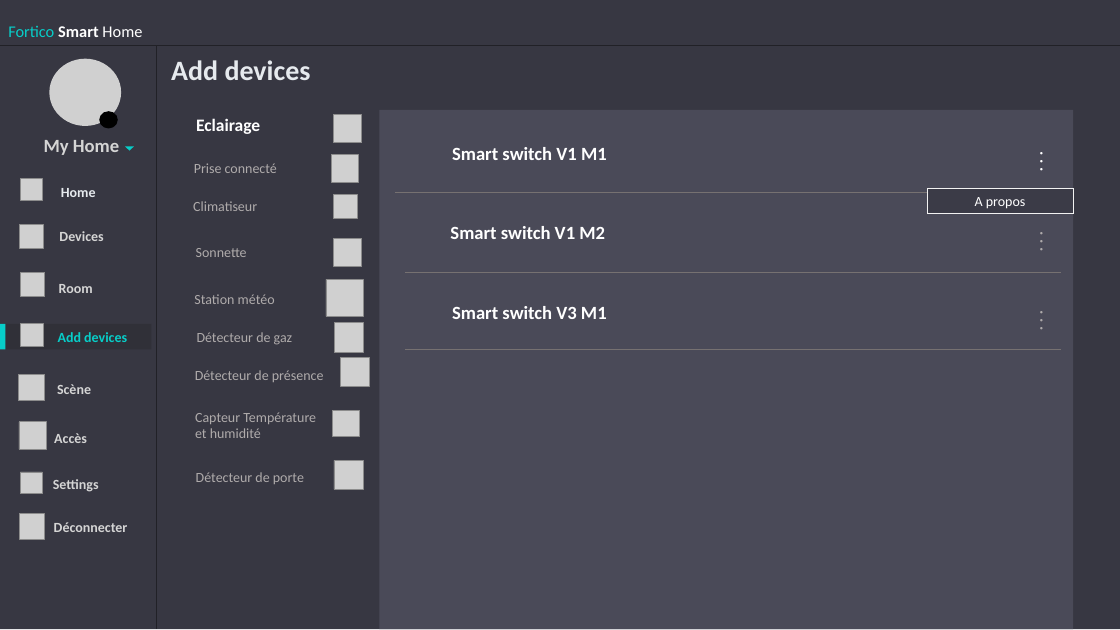
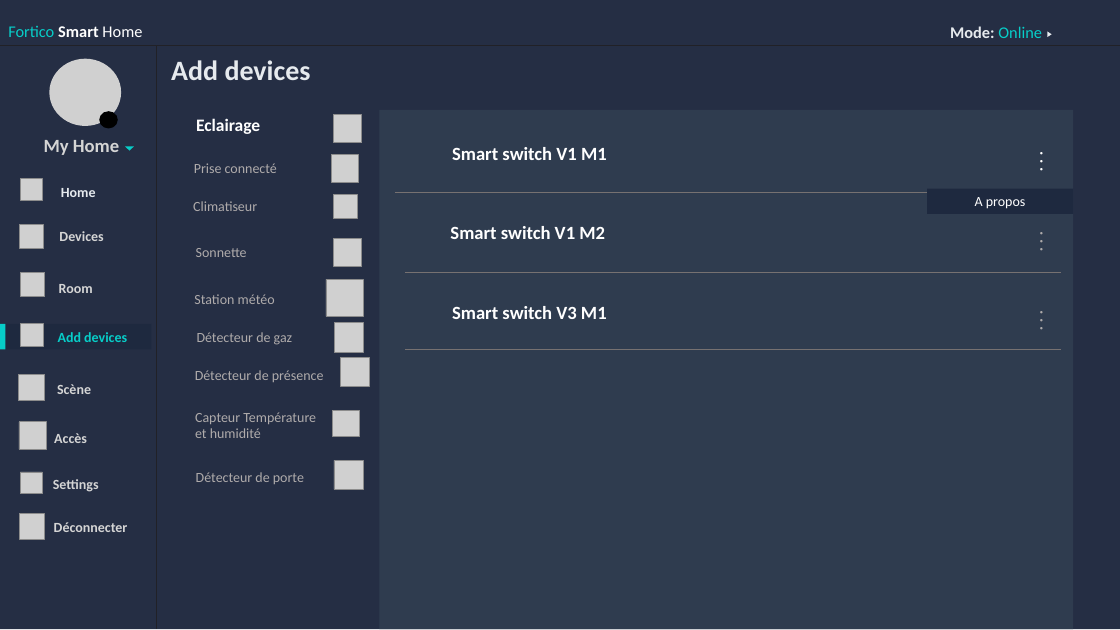
Before and after one commit to Fortuno-tech/Software, a slide deck: slide 13 of UI-model/UI design Fortico.pptx (slide 14 before the commit). Drawn at 1120x630 pixels with LibreOffice and Linux fonts; fonts in the diff are those of the drawing; grey boxes stand for pictures; background and template pictures are left out. Boxes give left, top, right and bottom in pixels: in the first picture for what was removed or moved away, otherwise in the second. Text is boxed around its words. In the diff, an @@ line names an element or a change of style, - is before the commit and + after.

```diff
--- a/UI-model/UI design Fortico.pptx
+++ b/UI-model/UI design Fortico.pptx
@@ rectangle at [0,0,1120,629]: fill #373742 to #252E44 @@
@@ text added at [950,26,1042,38], 14 pt, text #07CEC9 @@
+Mode: Online
@@ triangle added at [1048,31,1052,37], fill #E6EAEE @@
@@ rectangle at [380,110,1074,629]: fill #4A4A58 to #2F3C4F @@
@@ rectangle "A propos" at [928,188,1074,213]: fill #3B3B47 to #1E293F; outline #F2F2F2 0.75 pt to none @@
@@ rectangle "Add devices" at [5,324,151,350]: fill #303038 to #1E293F @@
```
Also in this commit, not shown: 25 other slides changed, 4 other files.
